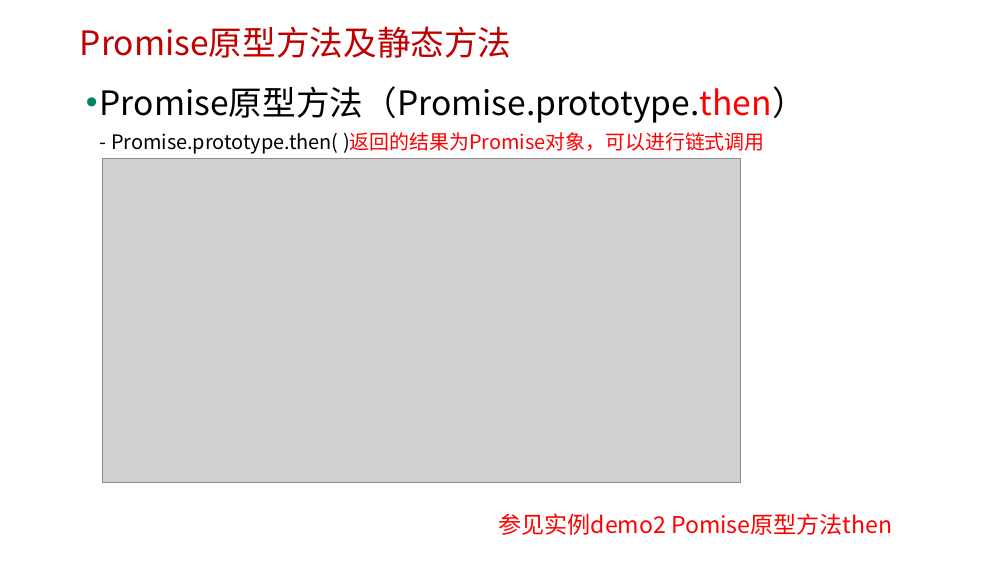
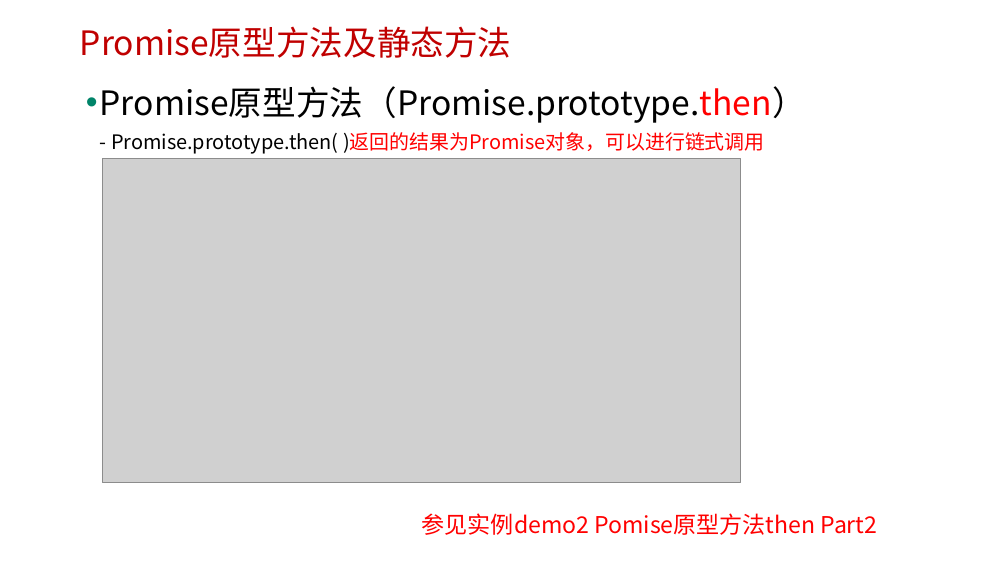
Before and after one commit to edu2act/course-javascript-advanced, a slide deck: slide 8 of 课程PPT/33.ES6中Promise对象与异步编程.pptx. Drawn at 1008x567 pixels with LibreOffice and Linux fonts; fonts in the diff are those of the drawing; grey boxes stand for pictures; background and template pictures are left out. Boxes give left, top, right and bottom in pixels: in the first picture for what was removed or moved away, otherwise in the second. Text is boxed around its words. In the diff, an @@ line names an element or a change of style, - is before the commit and + after.

```diff
--- a/课程PPT/33.ES6中Promise对象与异步编程.pptx
+++ b/课程PPT/33.ES6中Promise对象与异步编程.pptx
@@ text at (422,513,878,535): text changed @@
-参见实例demo2 Pomise原型方法then
+参见实例demo2 Pomise原型方法then Part2
```
Also in this commit, not shown: 5 other slides changed, 7 other files.
